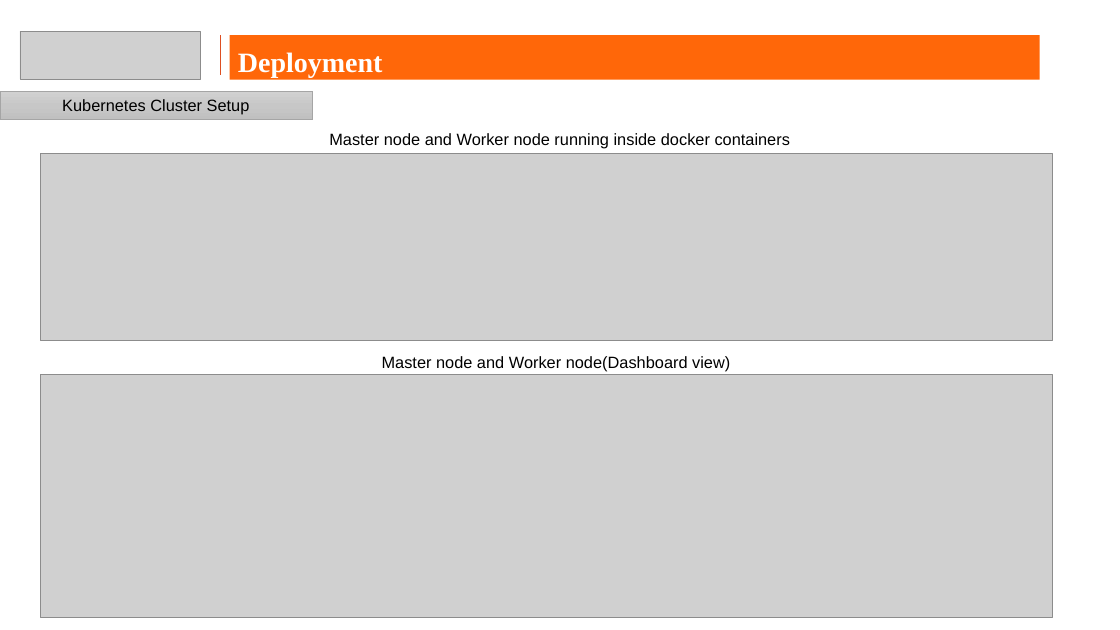
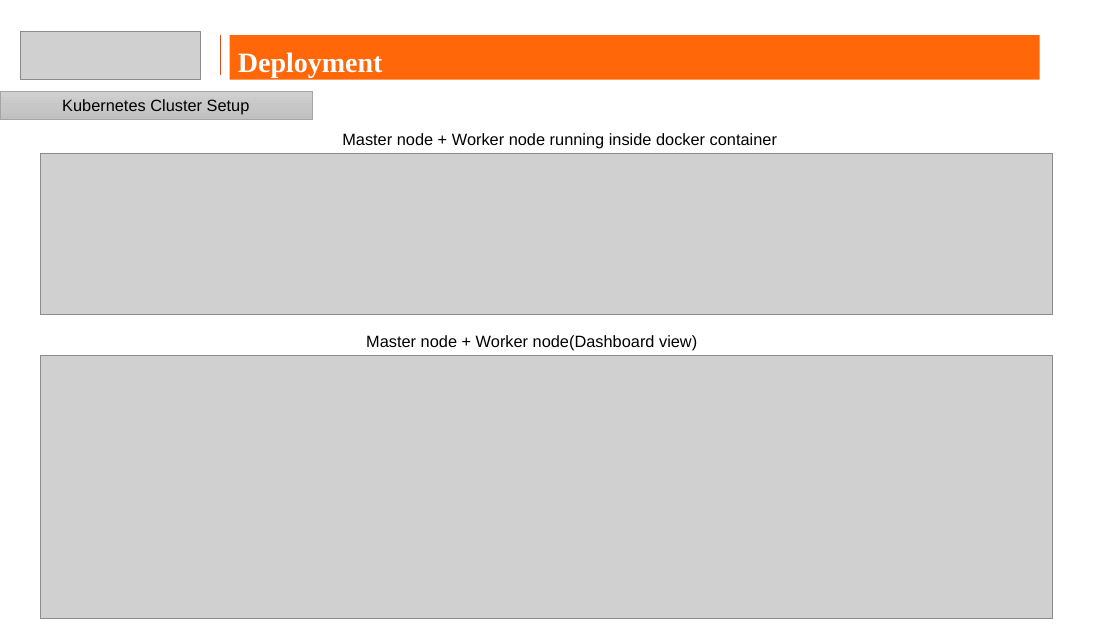
Before and after one commit to Sahilgetjob/Capstone_project_HDFC, a slide deck: slide 22 of Capstone_hdfc.pptx. Drawn at 1120x630 pixels with LibreOffice and Linux fonts; fonts in the diff are those of the drawing; grey boxes stand for pictures; background and template pictures are left out. Boxes give left, top, right and bottom in pixels: in the first picture for what was removed or moved away, otherwise in the second. Text is boxed around its words. In the diff, an @@ line names an element or a change of style, - is before the commit and + after.

Commit message:
minor ppt changes

```diff
--- a/Capstone_hdfc.pptx
+++ b/Capstone_hdfc.pptx
@@ text at [342, 133, 777, 149]: text changed @@
-Master node and Worker node running inside docker containers
+Master node + Worker node running inside docker container
@@ picture: place and size @@
-picture at [40, 154, 1053, 341]
+picture at [40, 154, 1053, 314]
@@ picture: place and size @@
-picture at [40, 375, 1053, 618]
+picture at [40, 355, 1053, 619]
@@ text at [366, 335, 697, 351]: text changed @@
-Master node and Worker node(Dashboard view)
+Master node + Worker node(Dashboard view)
```
Also in this commit, not shown: 3 other slides changed.
